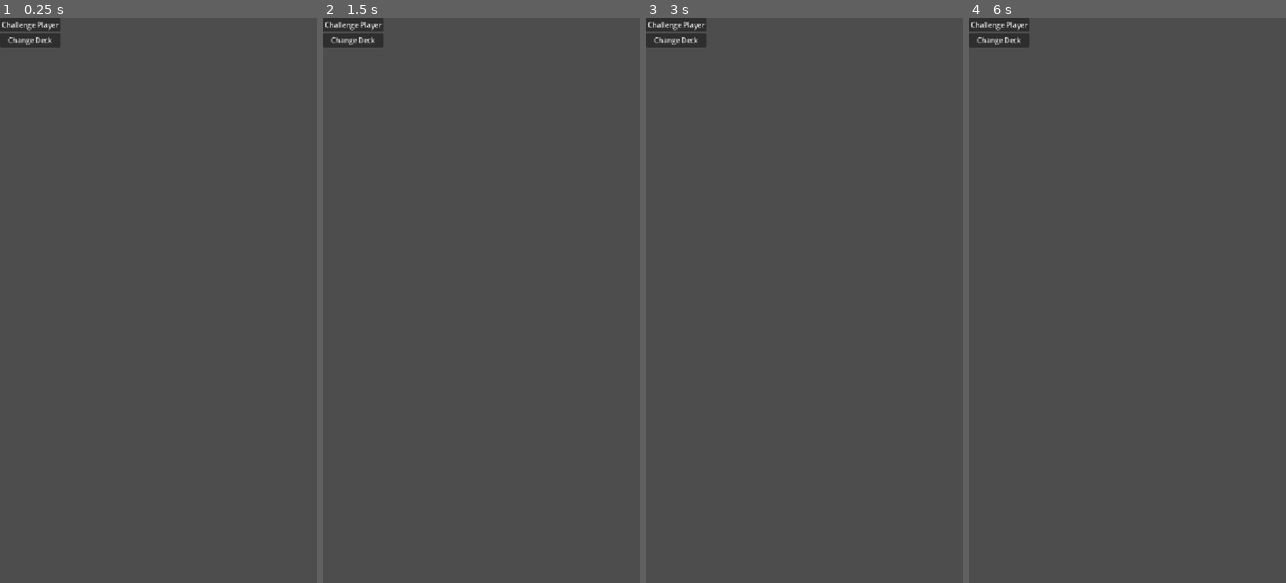
Above: before the commit, frames 1-4 (left to right).
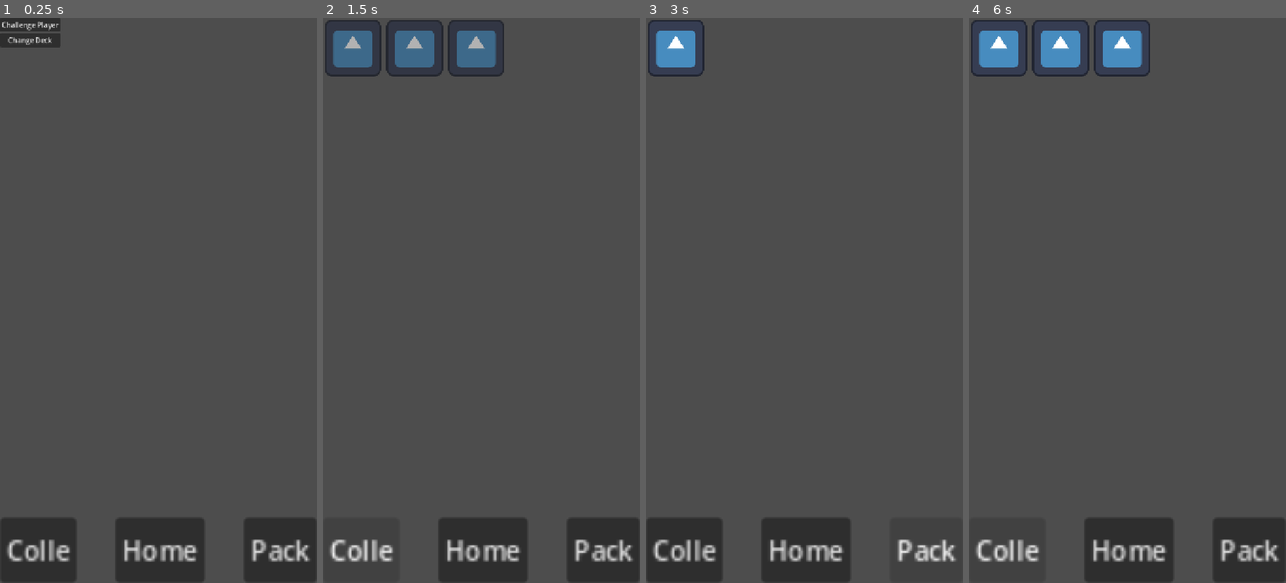
Above: after the commit, the same moments.

Repository: Simon-Kahre/nTCG
Game: Godot game, scene res://scenes/testingEnv.tscn
Two runs of this game, one before a commit and one after it. Both use one fixed random seed, a clock stepped at 60 frames per second and the inputs below.
Inputs (mouse positions are in pixels of both pictures, inside the frame that each line leads up to):
- Up to frame 1 (0.25 s): no input
- Up to frame 2 (1.5 s): click "Challenge Player" at 0.5 s; click (361, 549) at 1.25 s, where only the run after the commit has a clickable "Colle"
- Up to frame 3 (3 s): click (807, 549) at 2 s, where only the run after the commit has a clickable "Home"; click (924, 549) at 2.75 s, where only the run after the commit has a clickable "Pack"
- Up to frame 4 (6 s): click (1000, 40) at 3.5 s, where only the run before the commit has a clickable "Change Deck"; click (997, 46) at 4.27 s; click (1000, 23) at 5 s, where only the run before the commit has a clickable "Challenge Player"; click (1007, 549) at 5.75 s, where only the run after the commit has a clickable "Colle"

The runs differ from the first frame. In frame 1, 7.5% of the frame differs, in the area x 0-100%, y 88-100%; in frame 2, 11%, in the area x 0-100%, y 0-100%; in frame 3, 7.1%; in frame 4, 9.0%.

Commit message:
Add buttons to bottom of screen

Diff:
--- a/trading-card-game/scenes/testingEnv.tscn
+++ b/trading-card-game/scenes/testingEnv.tscn
@@ -2,9 +2,28 @@
 
 [ext_resource type="Script" uid="uid://cinjnthqywstv" path="res://scripts/testing_env.gd" id="1_20xah"]
 [ext_resource type="Script" uid="uid://clcxwv6rqpu0u" path="res://scripts/player.gd" id="3_20xah"]
+[ext_resource type="Script" uid="uid://cjl33gauaa1ay" path="res://scripts/menu_buttons.gd" id="3_xtw5v"]
 
 [node name="Main" type="Node2D" unique_id=1088991301]
 script = ExtResource("1_20xah")
 
 [node name="Node" type="Node" parent="." unique_id=1948156395]
 script = ExtResource("3_20xah")
+
+[node name="HBoxContainer" type="HBoxContainer" parent="." unique_id=430272916]
+offset_right = 155.0
+offset_bottom = 40.0
+theme_override_constants/separation = 24
+script = ExtResource("3_xtw5v")
+
+[node name="Collection" type="Button" parent="HBoxContainer" unique_id=785033907]
+layout_mode = 2
+text = "Colle"
+
+[node name="Home" type="Button" parent="HBoxContainer" unique_id=1961112497]
+layout_mode = 2
+text = "Home"
+
+[node name="Pack" type="Button" parent="HBoxContainer" unique_id=799927432]
+layout_mode = 2
+text = "Pack"
--- /dev/null
+++ b/trading-card-game/scripts/menu_buttons.gd
@@ -0,0 +1,5 @@
+extends HBoxContainer
+
+func _ready() -> void:
+	for child in get_children():
+		child.pressed.connect(get_parent().call_scene_switch.bind(child.name))
--- a/trading-card-game/scripts/testing_env.gd
+++ b/trading-card-game/scripts/testing_env.gd
@@ -10,11 +10,19 @@
 var homeScene: PackedScene = preload("res://scenes/home.tscn")
 var packScene: PackedScene = preload("res://scenes/packs.tscn")
 
+@onready var bottomButtons: HBoxContainer = $HBoxContainer
+
 var currentScene: availableScenes
 
 var allCards: Array[PackedScene]
 
 func _ready() -> void:
+	var screenSize = get_viewport_rect()
+	print(screenSize.end)
+
+	bottomButtons.scale = Vector2(screenSize.end[0]/bottomButtons.size.x,screenSize.end[0]/bottomButtons.size.x)
+	bottomButtons.position.y = screenSize.end[1]-(40*bottomButtons.scale.y)
+
 	var dir = DirAccess.open("res://assets/createdObjects/cards")
 	if dir:
 		dir.list_dir_begin()
@@ -40,8 +48,20 @@
 		elif event.pressed and event.keycode == KEY_P and currentScene != availableScenes.PACK:
 			switch_scene(availableScenes.PACK)
 
+func call_scene_switch(newScene: String) -> void:
+	if newScene == "Collection" and currentScene != availableScenes.COLLECTION:
+		switch_scene(availableScenes.COLLECTION)
+	elif newScene == "Home" and currentScene != availableScenes.HOME:
+		switch_scene(availableScenes.HOME)
+	elif newScene == "Pack" and currentScene != availableScenes.PACK:
+		switch_scene(availableScenes.PACK)
+
 func switch_scene(scene: availableScenes):
-	get_child(1).queue_free()
+	for child in get_children():
+		if child is Node2D:
+			child.queue_free()
+			break
+	#get_child(1).queue_free()
 	if scene == availableScenes.HOME:
 			currentScene = availableScenes.HOME
 			self.add_child(homeScene.instantiate())
Not shown, added: trading-card-game/scripts/menu_buttons.gd.uid
